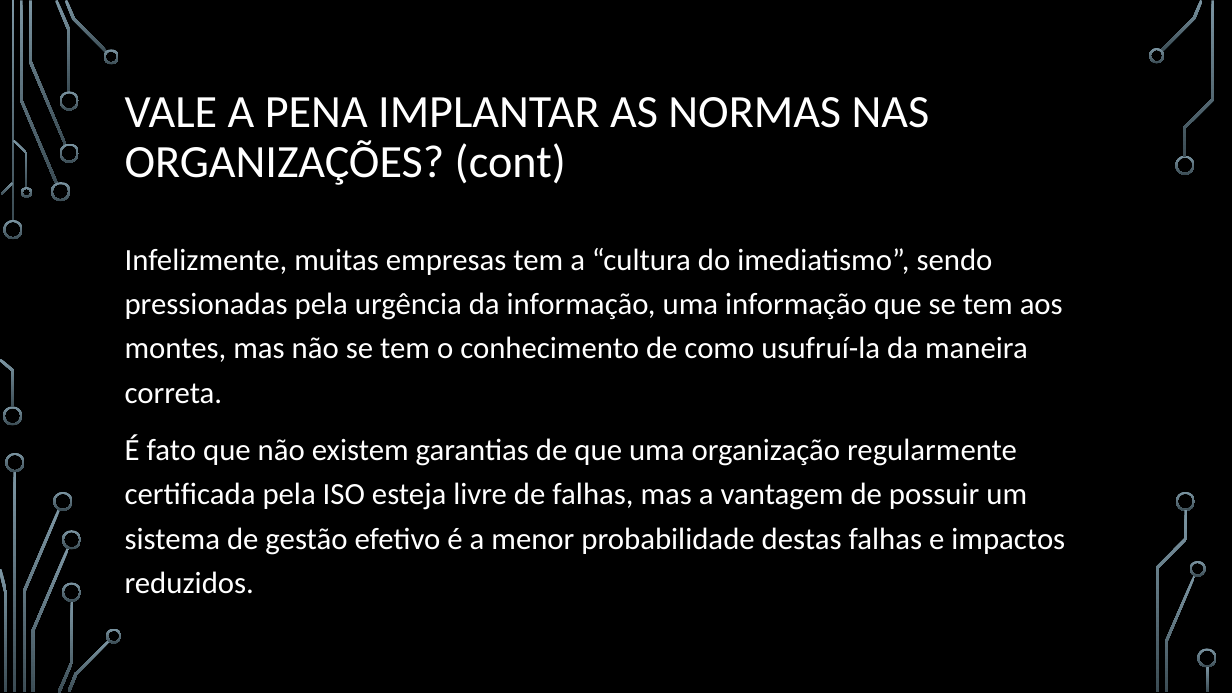
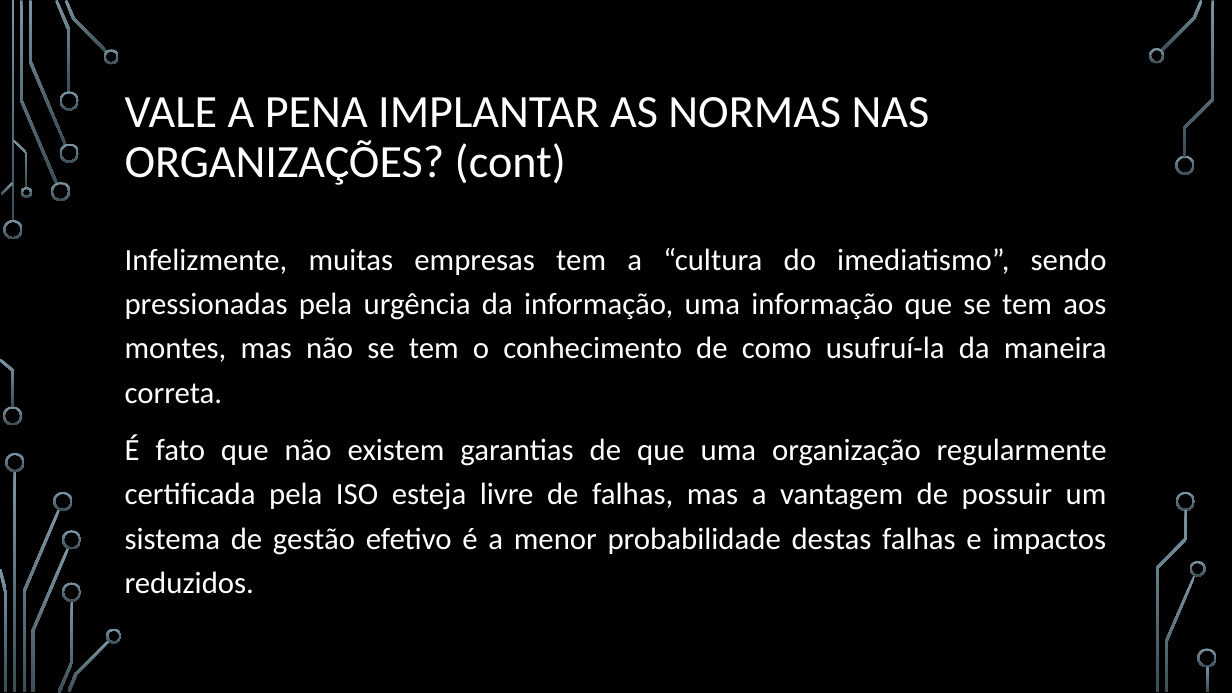
Before and after one commit to webbester/RodrigodAnjos, a slide deck: slide 8 of PI - Seg de Software/information_security.pptx. Drawn at 1232x693 pixels with LibreOffice and Linux fonts; fonts in the diff are those of the drawing; background and template pictures are left out. Boxes give left, top, right and bottom in pixels: in the first picture for what was removed or moved away, otherwise in the second. Text is boxed around its words. In the diff, an @@ line names an element or a change of style, - is before the commit and + after.

```diff
--- a/PI - Seg de Software/information_security.pptx
+++ b/PI - Seg de Software/information_security.pptx
@@ text "Infelizmente, muitas empresas tem a ..." at [125,248,1107,594]: alignment left to justified @@
```
Also in this commit, not shown: 4 other slides changed, 3 slides added, 2 slides removed, 9 other files.
